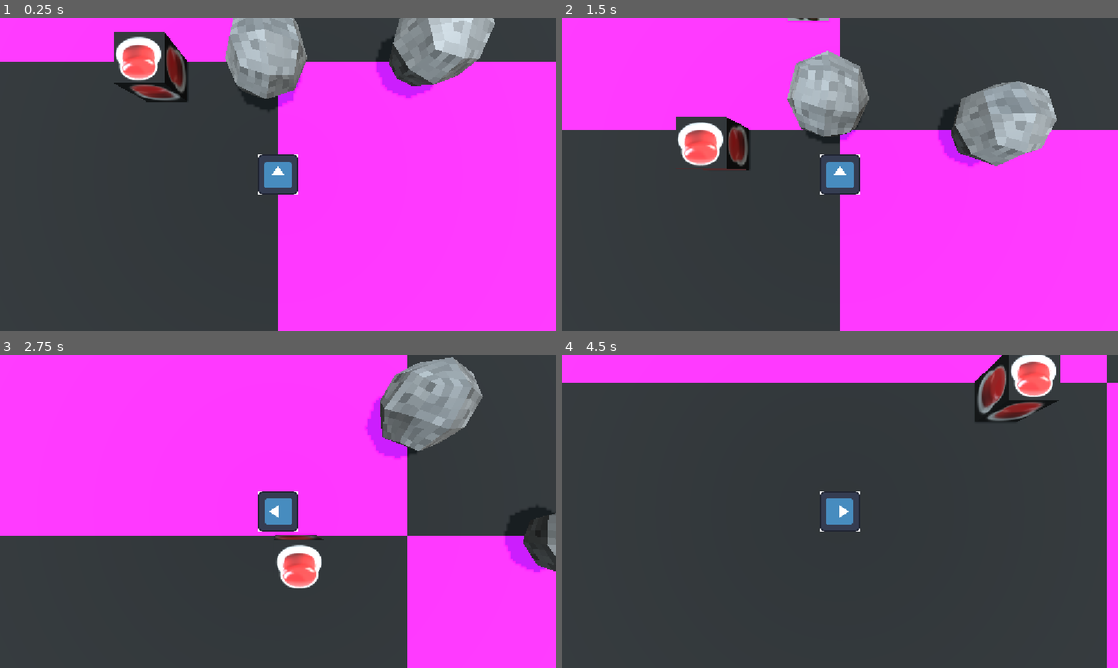
Above: before the commit, frames 1-4 (two rows, left to right).
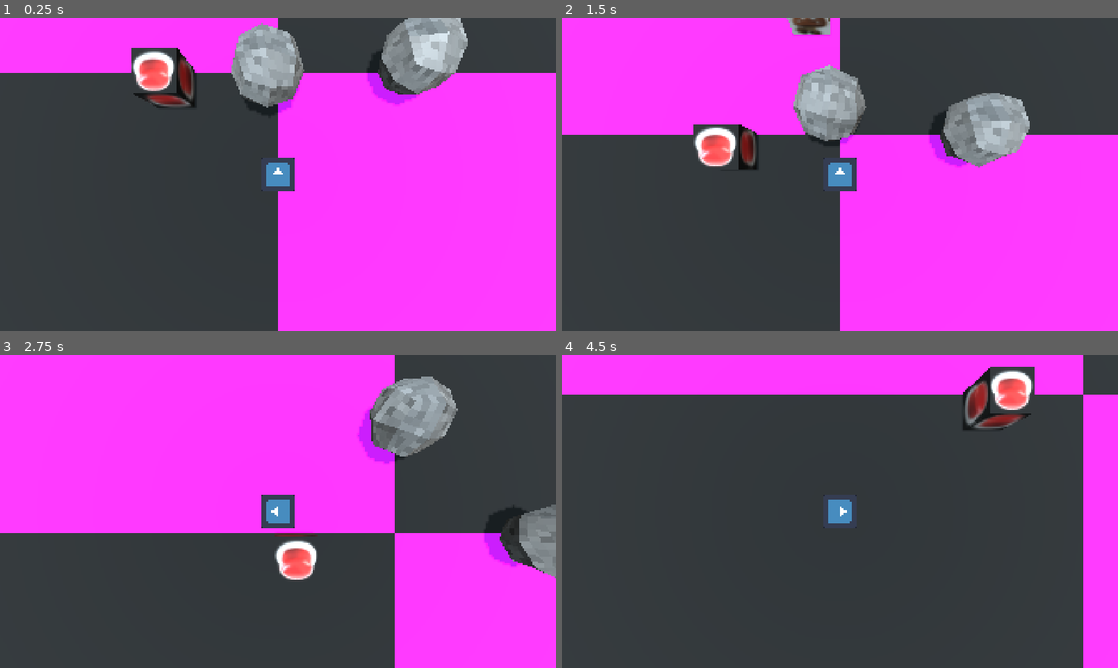
Above: after the commit, the same moments.

Repository: GammaRayTea/project-3-primordial-mass
Game: Godot game, scene res://main.tscn
The game is run twice, just before and just after one commit, with the same random seed, the same clock (stepped at 60 frames per second) and the same inputs. The engine's default icon, where the game draws it, is replaced by a stand-in: a white triangle on a blue panel in a dark square.
Inputs:
- Up to frame 1 (0.25 s): no input
- Up to frame 2 (1.5 s): tap Enter at 0.5 s; hold W (move_up) from 0.53 s (still down); tap E (interact) at 0.6, 1.35 s
- Up to frame 3 (2.75 s): release W (move_up) at 2.03 s; hold A (move_left) from 2.03 s (still down); tap E (interact) at 2.1 s
- Up to frame 4 (4.5 s): tap E (interact) at 2.85, 3.6, 4.35 s; release A (move_left) at 3.53 s; hold S (move_down) 3.53-4.28 s; hold D (move_right) from 4.28 s (still down)

The runs differ from the first frame. In frame 1, 10% of the frame differs, in the area x 0-100%, y 0-57%; in frame 2, 8.7%; in frame 3, 9.0%; in frame 4, 10%.

Commit message:
reverted event changes

Diff:
--- a/game/enemies/test_enemy/test_enemy.tscn
+++ b/game/enemies/test_enemy/test_enemy.tscn
@@ -2,6 +2,7 @@
 
 [ext_resource type="PackedScene" uid="uid://bnqdgg1ropvye" path="res://game/enemies/enemy_base/base_enemy.tscn" id="1_d0a55"]
 [ext_resource type="Script" uid="uid://bi8u06c53mn68" path="res://game/behaviours/state_machine/states/walk_forward.gd" id="2_sn51l"]
+[ext_resource type="Script" uid="uid://d10lffcbhtmrp" path="res://game/behaviours/state_machine/state_machine.gd" id="2_v0kwb"]
 [ext_resource type="Script" uid="uid://cv8ndqtg5slh6" path="res://game/behaviours/state_machine/states/wait.gd" id="3_7ldnf"]
 [ext_resource type="Texture2D" uid="uid://cocr5d27l2mx3" path="res://assets/enemies/test_enemy/657-6574748_mario-goomba-clipart-mario-bros-2372846964.jpg" id="3_oqc07"]
 [ext_resource type="Script" uid="uid://cxmt2fl7nvfju" path="res://game/behaviours/events/free.gd" id="4_v0kwb"]
@@ -22,6 +23,7 @@
 shape = SubResource("BoxShape3D_7ldnf")
 
 [node name="StateMachine" parent="." index="1" unique_id=751087973 node_paths=PackedStringArray("initial_state")]
+script = ExtResource("2_v0kwb")
 initial_state = NodePath("WalkForwardState")
 
 [node name="WalkForwardState" type="Node" parent="StateMachine" index="0" unique_id=400175986 node_paths=PackedStringArray("target", "next_state")]
--- a/game/interactables/control_elements/control_element.gd
+++ b/game/interactables/control_elements/control_element.gd
@@ -1,8 +1,10 @@
-@abstract class_name ControlInteractable extends Node3D
+@abstract class_name ControlInteractable extends Interactable
 ##Extend this to make a control interactable like a switch or button
 @export var indicator:Node3D
 
+@warning_ignore("unused_signal")
 signal on_activation
+@warning_ignore("unused_signal")
 signal on_deactivation
 
 func _get_configuration_warnings() -> PackedStringArray:
@@ -21,7 +23,10 @@
 func _init() -> void:
 	update_configuration_warnings()
 
+func hover_start()-> void:
+	indicator.show()
 
-
+func hover_end()-> void:
+	indicator.hide()
 @abstract func activate() -> void
 @abstract func deactivate() -> void
--- /dev/null
+++ b/game/interactables/interactable.gd
@@ -0,0 +1,5 @@
+@abstract class_name Interactable extends Node3D
+
+
+@abstract func hover_start()-> void
+@abstract func hover_end()-> void
--- a/game/interactables/rigid_interactables/rolling_boulder/rolling_boulder.gd
+++ b/game/interactables/rigid_interactables/rolling_boulder/rolling_boulder.gd
@@ -5,7 +5,7 @@
 func onInteractionAreaEntered(_area:Area3D)->void:
 	print("entered")
 
-func _physics_process(delta: float) -> void:
+func _physics_process(_delta: float) -> void:
 
 	if linear_velocity.length() > damage_speed_threshold:
 		hit_box.damage = clamp(pow(linear_velocity.length(),3),0, 100)
--- /dev/null
+++ b/game/items/base_item.gd
@@ -0,0 +1,10 @@
+@tool
+class_name Item extends Resource
+
+@export var icon:ImageTexture
+@export var scene_path:String
+func _setup() -> void:
+	var scene = load(scene_path)
+
+func _init() -> void:
+	resource_path
--- /dev/null
+++ b/game/items/item_pickup.gd
@@ -0,0 +1,13 @@
+class_name ItemPickup extends Interactable
+
+@export var item:Item
+
+func _init(_item:Item) -> void:
+	if !item:
+		item = _item
+
+func hover_start()-> void:
+	pass
+
+func hover_end()-> void:
+	pass
--- /dev/null
+++ b/game/items/item_pickup.tscn
@@ -0,0 +1,19 @@
+[gd_scene format=3 uid="uid://d1eat01tfti8m"]
+
+[ext_resource type="Script" uid="uid://dfrm5n82bb18g" path="res://game/items/item_pickup.gd" id="1_7oju0"]
+[ext_resource type="Script" uid="uid://cuon1d6qjf5qt" path="res://game/interaction_boxes/interaction_box.gd" id="2_kgkq4"]
+
+[sub_resource type="BoxShape3D" id="BoxShape3D_kpvxy"]
+
+[node name="Pickup" type="Node3D" unique_id=1440371517]
+script = ExtResource("1_7oju0")
+
+[node name="InteractionBox" type="Area3D" parent="." unique_id=1347584656 node_paths=PackedStringArray("target")]
+collision_layer = 32
+collision_mask = 32
+script = ExtResource("2_kgkq4")
+target = NodePath("..")
+metadata/_custom_type_script = "uid://cuon1d6qjf5qt"
+
+[node name="CollisionShape3D" type="CollisionShape3D" parent="InteractionBox" unique_id=1188137458]
+shape = SubResource("BoxShape3D_kpvxy")
--- /dev/null
+++ b/game/items/test_item/test_item.tres
@@ -0,0 +1,7 @@
+[gd_resource type="Resource" script_class="Item" format=3 uid="uid://v4paov7648c6"]
+
+[ext_resource type="Script" uid="uid://doiwbi1htkobk" path="res://game/items/base_item.gd" id="1_t5466"]
+
+[resource]
+script = ExtResource("1_t5466")
+metadata/_custom_type_script = "uid://doiwbi1htkobk"
--- a/game/player/player.gd
+++ b/game/player/player.gd
@@ -19,6 +19,7 @@
 
 var control_interaction_target:ControlInteractable
 
+var held_item:Item = null
 
 func _physics_process(_delta: float) -> void:
 	var direction:Vector3 = process_movement_input()
@@ -81,7 +82,7 @@
 	push_target.apply_force(_direction*0.2,Vector3(0,1,0))
 
 
-func on_interactable_box_entered(_area: Area3D) -> void:
+func on_push_box_entered(_area: Area3D) -> void:
 	if _area is InteractionBox:
 		if _area.target is RigidInteractable and push_target == null:
 			push_target = _area.target
@@ -91,7 +92,8 @@
 
 
 
-func on_interactable_box_exited(_area: Area3D) -> void:
+
+func on_push_box_exited(_area: Area3D) -> void:
 	if _area is InteractionBox:
 		if _area.target == push_target:
 			push_target = null
@@ -100,14 +102,14 @@
 
 func on_interaction_box_entered(_area: Area3D) -> void:
 	if _area is InteractionBox:
-		if _area.target is ControlInteractable:
-			_area.target.indicator.show()
+		if _area.target is Interactable:
+			_area.target.hover_start()
 			control_interaction_target = _area.target
 
 
 
 func on_interaction_box_exited(_area: Area3D) -> void:
 	if _area is InteractionBox:
-		if _area.target is ControlInteractable:
-			_area.target.indicator.hide()
+		if _area.target is Interactable:
+			_area.target.hover_end()
 			control_interaction_target = null
--- a/game/player/player.tscn
+++ b/game/player/player.tscn
@@ -23,6 +23,7 @@
 size = Vector3(0.5, 1, 0.28076172)
 
 [sub_resource type="BoxShape3D" id="BoxShape3D_udmuc"]
+size = Vector3(0.7, 1, 0.5)
 
 [sub_resource type="CapsuleShape3D" id="CapsuleShape3D_a4w0n"]
 radius = 0.5439453
@@ -37,7 +38,7 @@
 debug_color = Color(0, 0.6, 0.69803923, 0.89411765)
 
 [node name="Camera3D" type="Camera3D" parent="." unique_id=58882882]
-transform = Transform3D(1, 0, 0, 0, -4.371139e-08, 1, 0, -1, -4.371139e-08, 0, 4, 0)
+transform = Transform3D(1, 0, 0, 0, -4.371139e-08, 1, 0, -1, -4.371139e-08, 0, 4.5, 0)
 
 [node name="RotationPivot" type="Node3D" parent="." unique_id=94707568]
 
@@ -64,9 +65,12 @@
 collision_mask = 32
 
 [node name="CollisionShape3D" type="CollisionShape3D" parent="RotationPivot/InteractionBox" unique_id=671184854]
-transform = Transform3D(1, 0, 0, 0, 1, 0, 0, 0, 1, 0, 0, -0.954497)
+transform = Transform3D(1, 0, 0, 0, 1, 0, 0, 0, 1, 0, 0, -0.76694494)
 shape = SubResource("BoxShape3D_udmuc")
 debug_color = Color(0.6284384, 0.52970546, 0.08941165, 0.41960785)
+
+[node name="ItemAttachPoint" type="Node3D" parent="RotationPivot" unique_id=1815463376]
+transform = Transform3D(1, 0, 0, 0, 1, 0, 0, 0, 1, 0, 0, -0.7304934)
 
 [node name="HurtBox" type="Area3D" parent="." unique_id=711900110]
 collision_layer = 2
@@ -78,7 +82,7 @@
 shape = SubResource("CapsuleShape3D_a4w0n")
 debug_color = Color(0.93590873, 0.24546155, 0.17528254, 0.41960785)
 
-[connection signal="area_entered" from="RotationPivot/PushBox" to="." method="on_interactable_box_entered"]
-[connection signal="area_exited" from="RotationPivot/PushBox" to="." method="on_interactable_box_exited"]
+[connection signal="area_entered" from="RotationPivot/PushBox" to="." method="on_push_box_entered"]
+[connection signal="area_exited" from="RotationPivot/PushBox" to="." method="on_push_box_exited"]
 [connection signal="area_entered" from="RotationPivot/InteractionBox" to="." method="on_interaction_box_entered"]
 [connection signal="area_exited" from="RotationPivot/InteractionBox" to="." method="on_interaction_box_exited"]
--- a/project.godot
+++ b/project.godot
@@ -17,6 +17,8 @@
 
 [display]
 
+window/size/viewport_width=1920
+window/size/viewport_height=1080
 window/stretch/mode="canvas_items"
 window/stretch/aspect="expand"
 
@@ -31,6 +33,7 @@
 "res://game/environment/": "blue",
 "res://game/interactables/": "orange",
 "res://game/interaction_boxes/": "green",
+"res://game/items/": "yellow",
 "res://game/player/": "teal"
 }
 
--- /dev/null
+++ b/script_templates/Interactable/interactable_template.gd
@@ -0,0 +1,8 @@
+extends Interactable
+
+
+func hover_start()-> void:
+	pass
+
+func hover_end()-> void:
+	pass
Not shown, added: game/interactables/interactable.gd.uid
Not shown, added: game/items/base_item.gd.uid
Not shown, added: game/items/item_pickup.gd.uid
Not shown, added: script_templates/Interactable/interactable_template.gd.uid
